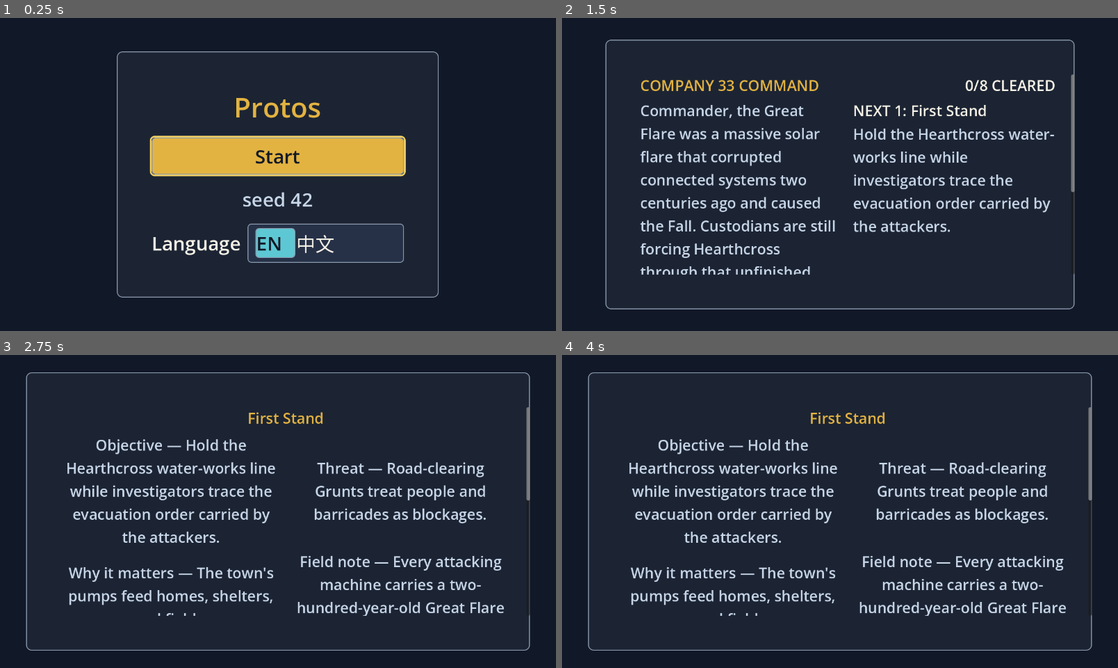
Above: before the commit, frames 1-4 (two rows, left to right).
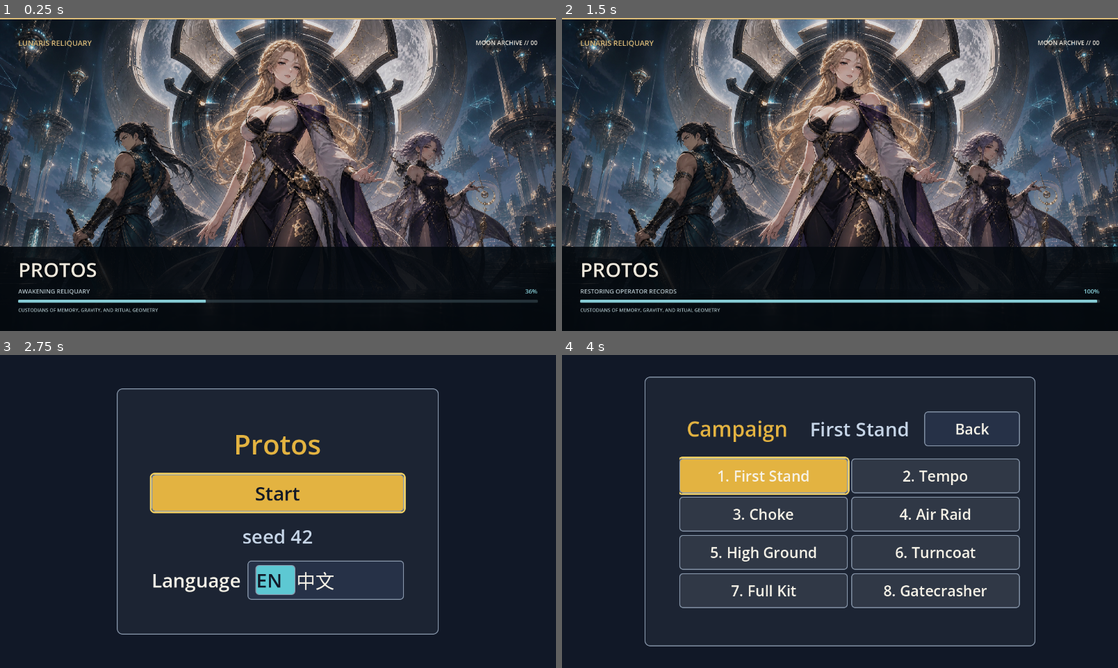
Above: after the commit, the same moments.

Repository: junnyboi/proto-td
Game: Godot game, scene res://scenes/loading.tscn
Two runs of this game, one before a commit and one after it. Both use one fixed random seed, a clock stepped at 60 frames per second and the inputs below. Before the commit the project starts from res://scenes/title.tscn.
Inputs (mouse positions are in pixels of both pictures, inside the frame that each line leads up to):
- Up to frame 1 (0.25 s): no input
- Up to frame 2 (1.5 s): click (840, 155) at 0.5 s, where only the run before the commit has a clickable "Start"; move the mouse to (962, 158) at 1.27 s; click (962, 158) at 1.42 s
- Up to frame 3 (2.75 s): tap Space at 1.52 s; click (200, 477) at 2 s, where only the run before the commit has a clickable "1. First Stand"
- Up to frame 4 (4 s): click (840, 492) at 2.75 s, where only the run after the commit has a clickable "Start"; tap Enter at 3.5 s; drag from (728, 527) to (812, 574) at 3.52 s

The runs differ from the first frame. In frame 1, 66% of the frame differs, in the area x 0-100%, y 0-100%; in frame 2, 70%; in frame 3, 15%; in frame 4, 15%.

Commit message:
Add Lunaris custom loading screen and faction concepts

Diff:
--- a/project.godot
+++ b/project.godot
@@ -11,9 +11,13 @@
 [application]
 
 config/name="Protos"
-run/main_scene="res://scenes/title.tscn"
+run/main_scene="res://scenes/loading.tscn"
 config/features=PackedStringArray("4.7", "Forward Plus")
 config/icon="res://icon.svg"
+boot_splash/image="res://assets/loading/lunaris_reliquary_loading.png"
+boot_splash/bg_color=Color(0.027, 0.063, 0.098, 1)
+boot_splash/fullsize=true
+boot_splash/use_filter=true
 
 [autoload]
 
--- /dev/null
+++ b/scenes/loading.tscn
@@ -0,0 +1,13 @@
+[gd_scene load_steps=2 format=3]
+
+[ext_resource type="Script" path="res://scripts/ui/loading.gd" id="1_loading"]
+
+[node name="Loading" type="Control"]
+layout_mode = 3
+anchors_preset = 15
+anchor_right = 1.0
+anchor_bottom = 1.0
+grow_horizontal = 2
+grow_vertical = 2
+mouse_filter = 2
+script = ExtResource("1_loading")
--- /dev/null
+++ b/scripts/ui/loading.gd
@@ -0,0 +1,196 @@
+extends Control
+
+## Cinematic boot bridge. The engine boot splash and this first scene share the
+## same art so startup is visually continuous while the title scene is prepared.
+
+const LOADING_ART := preload("res://assets/loading/lunaris_reliquary_loading.png")
+const TITLE_SCENE := preload("res://scenes/title.tscn")
+const GOLD := Color("d8b978")
+const MOON_CYAN := Color("86cbd4")
+const IVORY := Color("eee8dc")
+const MUTED := Color("aebdc3")
+const VOID := Color("071019")
+
+const MINIMUM_DISPLAY_SECONDS := 1.8
+const FADE_SECONDS := 0.35
+
+var _elapsed := 0.0
+var _finishing := false
+var _progress: ProgressBar
+var _status: Label
+var _percentage: Label
+var _veil: ColorRect
+
+
+func _ready() -> void:
+	_build_screen()
+	Game.content = self
+	set_process(true)
+	# Resolve the destination up front so the transition never exposes an empty root.
+	TITLE_SCENE.resource_path
+
+
+func _process(delta: float) -> void:
+	if _finishing:
+		return
+	_elapsed += delta
+	var ratio := clampf(_elapsed / MINIMUM_DISPLAY_SECONDS, 0.0, 1.0)
+	var eased := 1.0 - pow(1.0 - ratio, 3.0)
+	_progress.value = eased * 100.0
+	_percentage.text = "%02d%%" % int(round(eased * 100.0))
+	_status.text = _status_for_ratio(ratio)
+	if ratio >= 1.0:
+		_finish_loading()
+
+
+func _build_screen() -> void:
+	var art := TextureRect.new()
+	art.name = "LunarisArtwork"
+	art.set_anchors_and_offsets_preset(Control.PRESET_FULL_RECT)
+	art.texture = LOADING_ART
+	art.expand_mode = TextureRect.EXPAND_IGNORE_SIZE
+	art.stretch_mode = TextureRect.STRETCH_KEEP_ASPECT_COVERED
+	art.mouse_filter = Control.MOUSE_FILTER_IGNORE
+	add_child(art)
+
+	var atmosphere := ColorRect.new()
+	atmosphere.name = "Atmosphere"
+	atmosphere.set_anchors_and_offsets_preset(Control.PRESET_FULL_RECT)
+	atmosphere.color = Color(0.01, 0.025, 0.04, 0.12)
+	atmosphere.mouse_filter = Control.MOUSE_FILTER_IGNORE
+	add_child(atmosphere)
+
+	var top_rule := ColorRect.new()
+	top_rule.name = "TopRule"
+	top_rule.set_anchors_preset(Control.PRESET_TOP_WIDE)
+	top_rule.offset_bottom = 3.0
+	top_rule.color = GOLD
+	top_rule.mouse_filter = Control.MOUSE_FILTER_IGNORE
+	add_child(top_rule)
+
+	var header := MarginContainer.new()
+	header.name = "Header"
+	header.set_anchors_preset(Control.PRESET_TOP_WIDE)
+	header.offset_left = 42.0
+	header.offset_top = 28.0
+	header.offset_right = -42.0
+	header.offset_bottom = 86.0
+	add_child(header)
+
+	var header_row := HBoxContainer.new()
+	header_row.add_theme_constant_override(&"separation", 16)
+	header.add_child(header_row)
+
+	var faction := _label("LUNARIS RELIQUARY", 17, GOLD)
+	faction.name = "FactionLabel"
+	faction.size_flags_horizontal = Control.SIZE_EXPAND_FILL
+	header_row.add_child(faction)
+
+	var chapter := _label("MOON ARCHIVE // 00", 14, IVORY)
+	chapter.name = "ArchiveLabel"
+	chapter.horizontal_alignment = HORIZONTAL_ALIGNMENT_RIGHT
+	header_row.add_child(chapter)
+
+	var lower_shade := ColorRect.new()
+	lower_shade.name = "LowerShade"
+	lower_shade.set_anchors_preset(Control.PRESET_BOTTOM_WIDE)
+	lower_shade.offset_top = -194.0
+	lower_shade.color = Color(0.015, 0.035, 0.055, 0.88)
+	lower_shade.mouse_filter = Control.MOUSE_FILTER_IGNORE
+	add_child(lower_shade)
+
+	var footer := MarginContainer.new()
+	footer.name = "LoadingPanel"
+	footer.set_anchors_preset(Control.PRESET_BOTTOM_WIDE)
+	footer.offset_left = 42.0
+	footer.offset_top = -174.0
+	footer.offset_right = -42.0
+	footer.offset_bottom = -30.0
+	add_child(footer)
+
+	var stack := VBoxContainer.new()
+	stack.add_theme_constant_override(&"separation", 9)
+	footer.add_child(stack)
+
+	var wordmark := _label("PROTOS", 46, IVORY)
+	wordmark.name = "Wordmark"
+	wordmark.add_theme_constant_override(&"outline_size", 8)
+	wordmark.add_theme_color_override(&"font_outline_color", Color(0.01, 0.02, 0.03, 0.7))
+	stack.add_child(wordmark)
+
+	var status_row := HBoxContainer.new()
+	status_row.add_theme_constant_override(&"separation", 18)
+	stack.add_child(status_row)
+
+	_status = _label("AWAKENING RELIQUARY", 14, MUTED)
+	_status.name = "StatusLabel"
+	_status.size_flags_horizontal = Control.SIZE_EXPAND_FILL
+	status_row.add_child(_status)
+
+	_percentage = _label("00%", 14, MOON_CYAN)
+	_percentage.name = "PercentageLabel"
+	_percentage.horizontal_alignment = HORIZONTAL_ALIGNMENT_RIGHT
+	status_row.add_child(_percentage)
+
+	_progress = ProgressBar.new()
+	_progress.name = "Progress"
+	_progress.custom_minimum_size = Vector2(0.0, 7.0)
+	_progress.show_percentage = false
+	_progress.value = 0.0
+	_progress.add_theme_stylebox_override(&"background", _bar_style(Color(0.22, 0.29, 0.32, 0.62)))
+	_progress.add_theme_stylebox_override(&"fill", _bar_style(MOON_CYAN))
+	stack.add_child(_progress)
+
+	var detail := _label("CUSTODIANS OF MEMORY, GRAVITY, AND RITUAL GEOMETRY", 11, Color(0.64, 0.72, 0.74))
+	detail.name = "DetailLabel"
+	detail.text_overrun_behavior = TextServer.OVERRUN_TRIM_ELLIPSIS
+	stack.add_child(detail)
+
+	_veil = ColorRect.new()
+	_veil.name = "FadeVeil"
+	_veil.set_anchors_and_offsets_preset(Control.PRESET_FULL_RECT)
+	_veil.color = Color(VOID, 0.0)
+	_veil.mouse_filter = Control.MOUSE_FILTER_IGNORE
+	add_child(_veil)
+
+
+func _label(text_value: String, size: int, color: Color) -> Label:
+	var label := Label.new()
+	label.text = text_value
+	label.add_theme_font_size_override(&"font_size", size)
+	label.add_theme_color_override(&"font_color", color)
+	return label
+
+
+func _bar_style(color: Color) -> StyleBoxFlat:
+	var style := StyleBoxFlat.new()
+	style.bg_color = color
+	style.corner_radius_top_left = 2
+	style.corner_radius_top_right = 2
+	style.corner_radius_bottom_left = 2
+	style.corner_radius_bottom_right = 2
+	return style
+
+
+func _status_for_ratio(ratio: float) -> String:
+	if ratio < 0.36:
+		return "AWAKENING RELIQUARY"
+	if ratio < 0.72:
+		return "ALIGNING LUNAR GEOMETRY"
+	if ratio < 0.96:
+		return "RESTORING OPERATOR RECORDS"
+	return "ARCHIVE SYNCHRONIZED"
+
+
+func _finish_loading() -> void:
+	_finishing = true
+	_status.text = "ARCHIVE SYNCHRONIZED"
+	_percentage.text = "100%"
+	_progress.value = 100.0
+	var tween := create_tween()
+	tween.set_trans(Tween.TRANS_QUAD)
+	tween.set_ease(Tween.EASE_IN_OUT)
+	tween.tween_property(_veil, "color:a", 1.0, FADE_SECONDS)
+	await tween.finished
+	if is_inside_tree():
+		Game.open_title()
Binary file added: assets/loading/lunaris_reliquary_loading.png
Not shown, added: assets/loading/lunaris_reliquary_loading.png.import
Not shown, added: docs/.gdignore
Binary file added: docs/Faction - Crimson Aegis.webp
Binary file added: docs/Faction - Lunaris Reliquary - Refined.png
Binary file added: docs/Faction - Lunaris Reliquary.webp
Binary file added: docs/Faction - Solcrest Accord.webp
Binary file added: docs/Faction - Vesper Circuit.webp
Not shown, added: scripts/ui/loading.gd.uid
Not shown, added: docs/FACTIONS.md
Not shown, added: docs/LOADING_SCREEN.md
